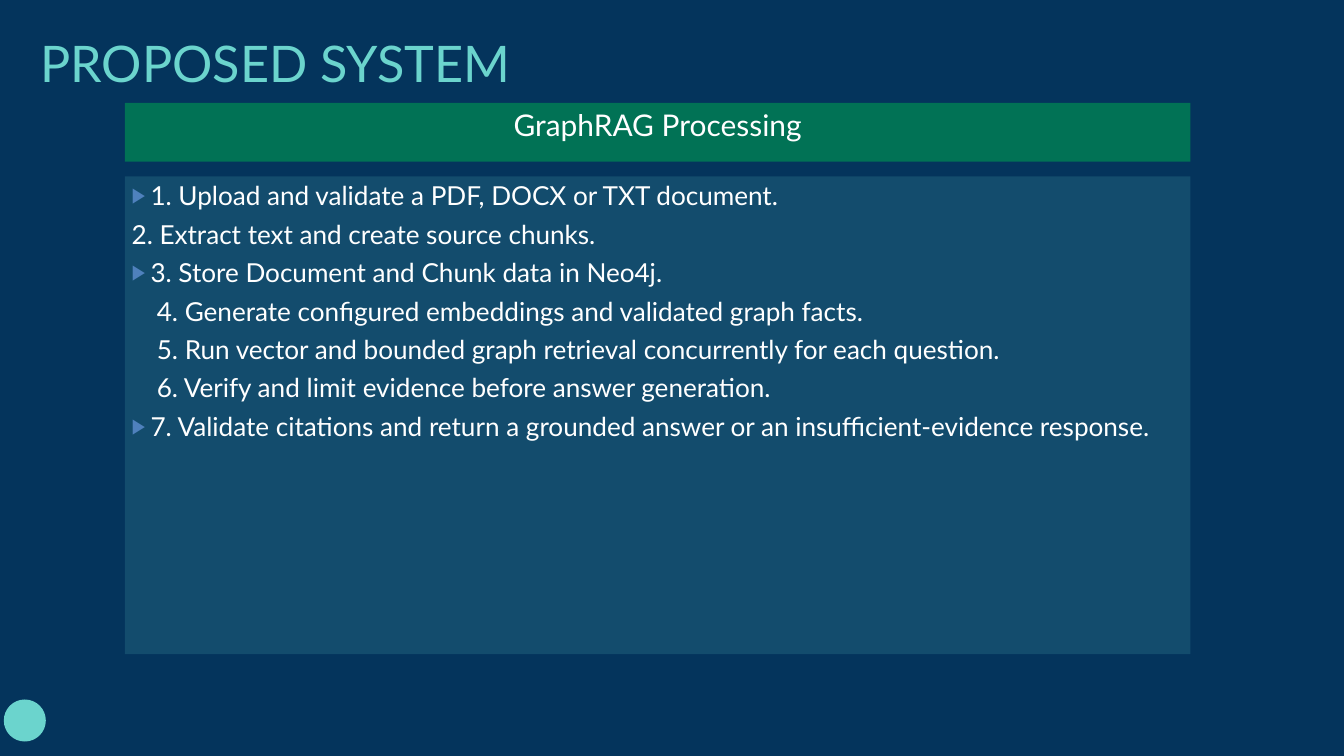
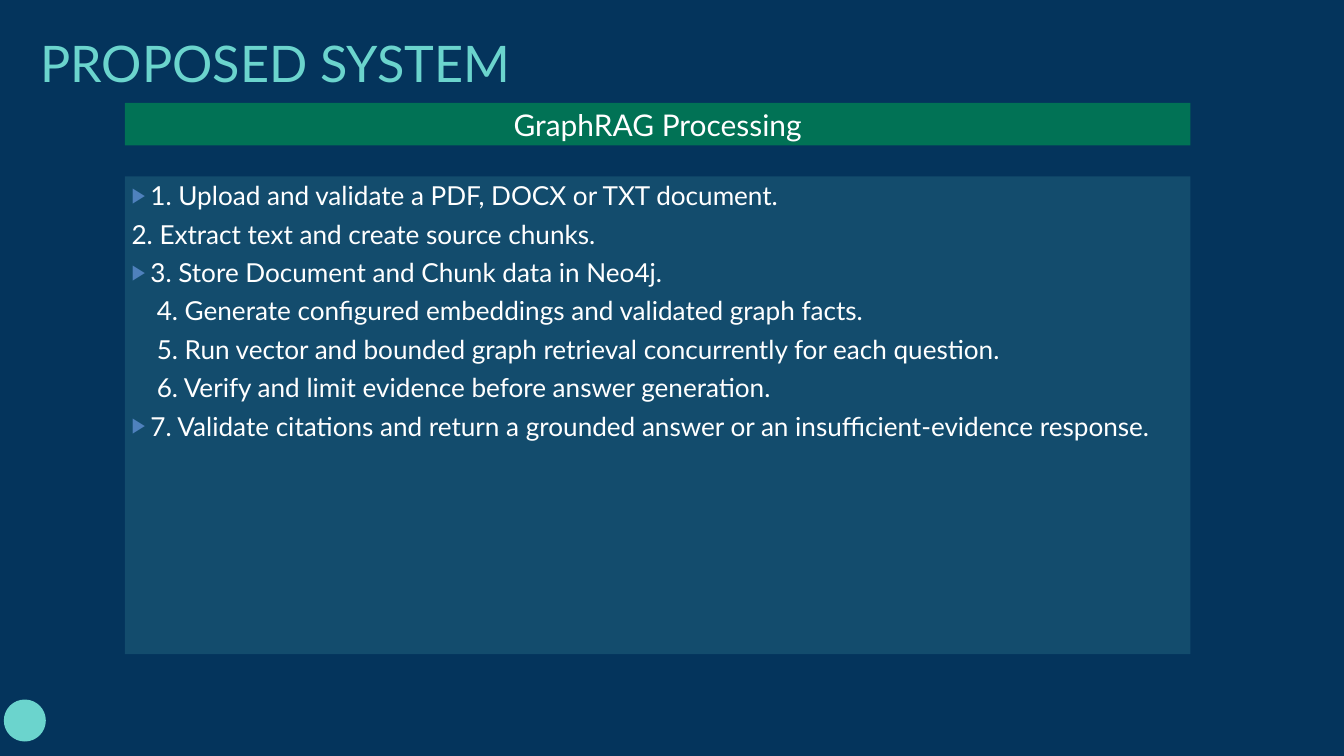
Before and after one commit to kabilan386/ai-powered-knowledge-graph-assistant, a slide deck: slide 10 of presentations/GraphRAG_Project_Viva_Template.pptx. Drawn at 1344x756 pixels with LibreOffice and Linux fonts; fonts in the diff are those of the drawing; background and template pictures are left out. Boxes give left, top, right and bottom in pixels: in the first picture for what was removed or moved away, otherwise in the second. Text is boxed around its words. In the diff, an @@ line names an element or a change of style, - is before the commit and + after.

```diff
--- a/presentations/GraphRAG_Project_Viva_Template.pptx
+++ b/presentations/GraphRAG_Project_Viva_Template.pptx
@@ rectangle "GraphRAG Processing": place and size @@
-rectangle "GraphRAG Processing" at (125, 103, 1191, 161)
+rectangle "GraphRAG Processing" at (125, 103, 1191, 145)
@@ text in rectangle at (132, 224, 1149, 440): list level 2 to 1 in "4. Generate configured embeddings and ..."; list level 2 to 1 in "5. Run vector and bounded ..."; list level 2 to 1 in "6. Verify and limit evidence ..." @@
```
Also in this commit, not shown: 19 other slides changed, 1 other file.
